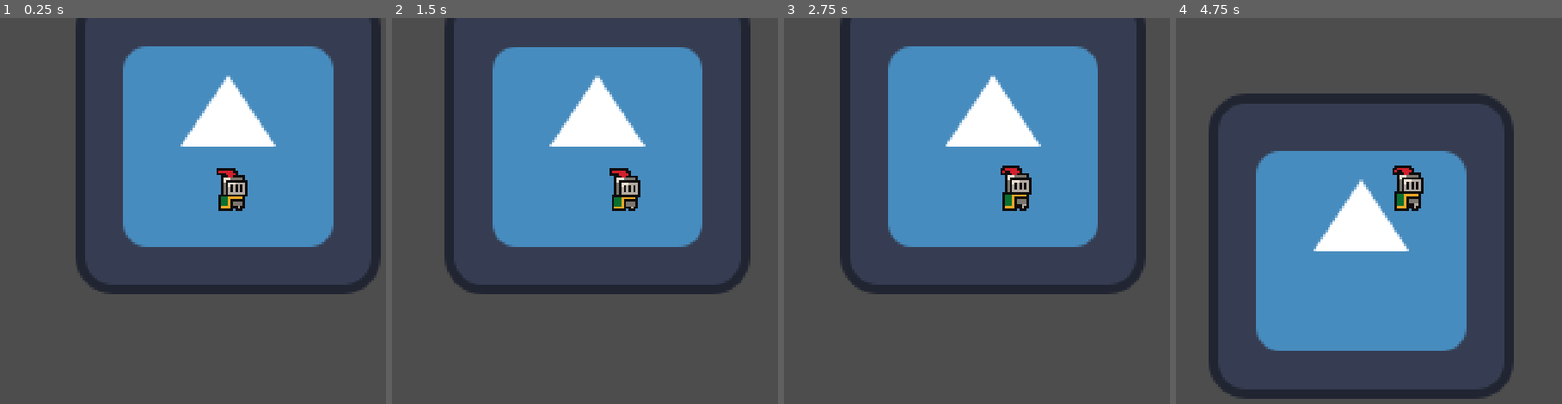
Above: before the commit, frames 1-4 (left to right).
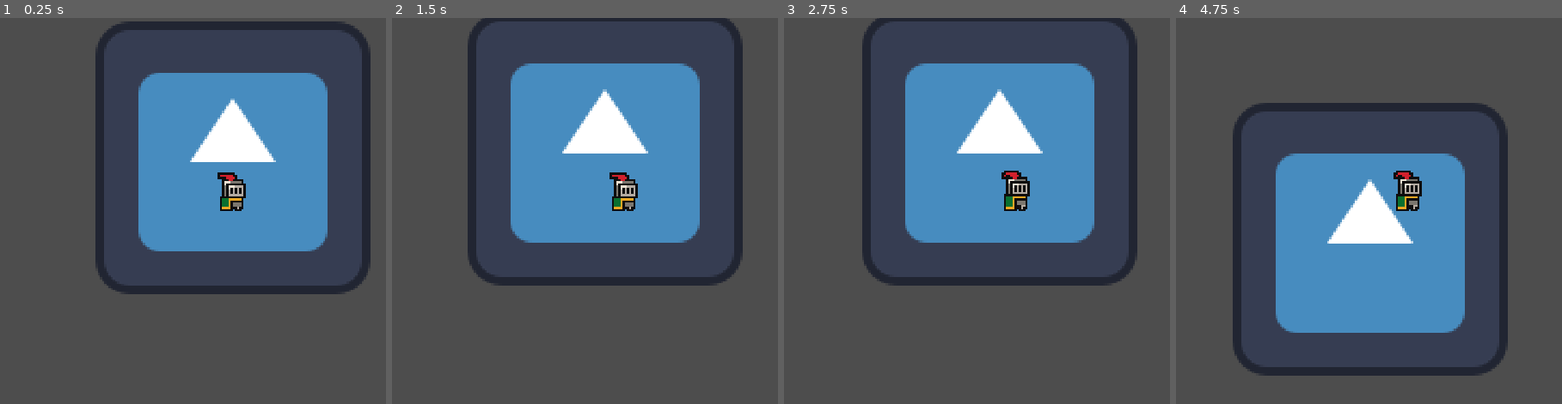
Above: after the commit, the same moments.

Repository: ToastedTeam/CaveGame
Game: Godot game, scene res://scenes/main.tscn
Two runs of this game, one before a commit and one after it. Both use one fixed random seed, a clock stepped at 60 frames per second and the inputs below. The engine's default icon, where the game draws it, is replaced by a stand-in: a white triangle on a blue panel in a dark square.
Inputs:
- Up to frame 1 (0.25 s): no input
- Up to frame 2 (1.5 s): hold Right (ui_right) from 0.53 s (still down); tap Up (ui_up) at 0.77 s
- Up to frame 3 (2.75 s): tap Up (ui_up) at 1.52 s; release Right (ui_right) at 2.03 s; hold Left (ui_left) from 2.03 s (still down)
- Up to frame 4 (4.75 s): release Left (ui_left) at 2.78 s; hold Right (ui_right) 2.78-4.28 s; tap Up (ui_up) at 3.02, 3.77, 4.52 s; hold Left (ui_left) from 4.28 s (still down)

The runs differ from the first frame. In frame 1, 17% of the frame differs, in the area x 19-99%, y 0-72%; in frame 2, 17%; in frame 3, 17%; in frame 4, 19%, in the area x 8-88%, y 19-99%.

Commit message:
Moved main test loop back into main scene, removed all subpixel shenanigans

Diff:
--- a/project.godot
+++ b/project.godot
@@ -17,6 +17,9 @@
 
 [display]
 
+window/size/viewport_width=1280
+window/size/viewport_height=720
+window/size/resizable=false
 window/stretch/mode="canvas_items"
 
 [dotnet]
--- a/scenes/main.tscn
+++ b/scenes/main.tscn
@@ -1,43 +1,45 @@
-[gd_scene load_steps=4 format=3 uid="uid://qtfciyfj33pt"]
+[gd_scene load_steps=7 format=3 uid="uid://qtfciyfj33pt"]
 
 [ext_resource type="Shader" path="res://shaders/pixel_camera.gdshader" id="1_hijlh"]
-[ext_resource type="PackedScene" uid="uid://drvtf3re7q0l4" path="res://scenes/test.tscn" id="1_suv3y"]
+[ext_resource type="Texture2D" uid="uid://b8aysoeqef1f1" path="res://icon.svg" id="1_lhg5j"]
+[ext_resource type="PackedScene" uid="uid://8j1kl15f7ryq" path="res://scenes/player.tscn" id="2_5r4ce"]
+[ext_resource type="Script" path="res://scripts/camera.gd" id="4_jst04"]
 
-[sub_resource type="ShaderMaterial" id="ShaderMaterial_47atn"]
+[sub_resource type="ShaderMaterial" id="ShaderMaterial_qtmoe"]
 shader = ExtResource("1_hijlh")
 shader_parameter/cam_position = null
 shader_parameter/cam_offset = Vector2(0, 0)
 
-[node name="Control" type="Control"]
-layout_mode = 3
-anchors_preset = 15
-anchor_right = 1.0
-anchor_bottom = 1.0
-grow_horizontal = 2
-grow_vertical = 2
+[sub_resource type="WorldBoundaryShape2D" id="WorldBoundaryShape2D_qsprx"]
 
-[node name="SubViewportContainer" type="SubViewportContainer" parent="."]
-material = SubResource("ShaderMaterial_47atn")
-layout_mode = 1
-anchors_preset = 15
-anchor_right = 1.0
-anchor_bottom = 1.0
-offset_left = -4.0
-offset_top = -4.0
-offset_right = -866.0
-offset_bottom = -488.0
-grow_horizontal = 2
-grow_vertical = 2
-scale = Vector2(4, 4)
-size_flags_horizontal = 3
-size_flags_vertical = 3
+[node name="Main" type="Node2D"]
 
-[node name="SubViewport" type="SubViewport" parent="SubViewportContainer"]
-handle_input_locally = false
-snap_2d_transforms_to_pixel = true
-canvas_item_default_texture_filter = 0
-size = Vector2i(290, 164)
-render_target_update_mode = 4
+[node name="Icon" type="Sprite2D" parent="."]
+position = Vector2(-2, -6)
+scale = Vector2(1, 0.993091)
+texture = ExtResource("1_lhg5j")
 
-[node name="Main" parent="SubViewportContainer/SubViewport" node_paths=PackedStringArray("viewport") instance=ExtResource("1_suv3y")]
-viewport = NodePath("../..")
+[node name="Player" parent="." instance=ExtResource("2_5r4ce")]
+position = Vector2(-2, -6)
+scale = Vector2(1, 0.993091)
+
+[node name="Camera2D" type="Camera2D" parent="Player" node_paths=PackedStringArray("followTarget")]
+material = SubResource("ShaderMaterial_qtmoe")
+zoom = Vector2(4, 4)
+script = ExtResource("4_jst04")
+followTarget = NodePath("..")
+
+[node name="ColorRect" type="ColorRect" parent="Player/Camera2D"]
+visible = false
+offset_left = -633.0
+offset_top = -540.0
+offset_right = 367.0
+offset_bottom = 460.0
+scale = Vector2(1.72, 1)
+
+[node name="StaticBody2D" type="StaticBody2D" parent="."]
+position = Vector2(-1, -25)
+
+[node name="CollisionShape2D" type="CollisionShape2D" parent="StaticBody2D"]
+position = Vector2(0, 48)
+shape = SubResource("WorldBoundaryShape2D_qsprx")
Not shown, added: assets/sprites/Theophilus.png.import
Not shown, added: assets/sprites/Theophilus_SE.png.import
Not shown: 1 places in scenes/test.tscn that only renumber resources
